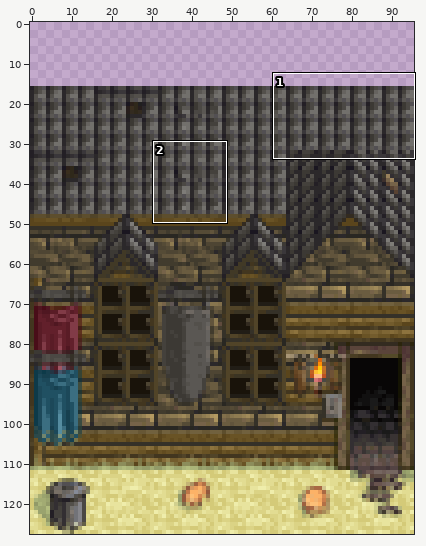
Edited in one commit: sprite sheet (res/objects/house.png). Above: a wide view before the commit, with the close-up outlined.
Close-up. Before the commit:
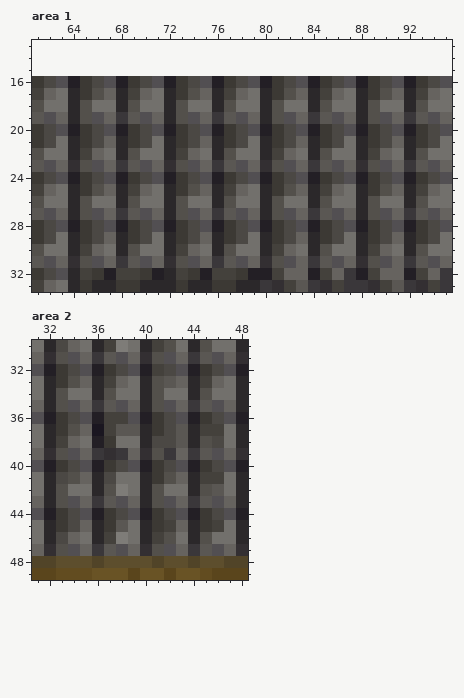
The file is 96x112 pixels. Colours within 5 levels of each other are drawn and written as one. Shown: area 1: x 61..95, y 13..33; area 2: x 31..48, y 30..49. The old version is drawn lined up with the new one, on the new canvas. The commit also changed other parts of the picture, which this record leaves out.
And afterwards:
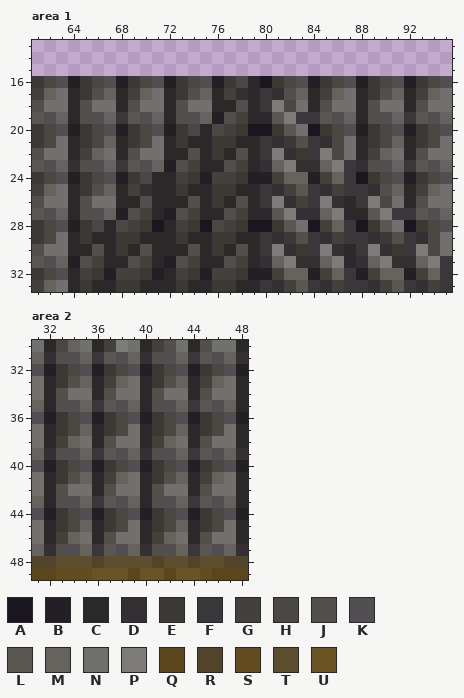
Palette (. is transparent): A #1a1620  B #231f25  C #2b282a  D #332f32  E #3c3934  F #3a373a  G #44413c  H #4b4844  J #53504b  K #524f52  L #5a5753  M #66635f  N #72706c  P #7e7c78  Q #5a451c  R #514428  S #624c20  T #5d4e2d  U #695325
The edit:
canvas 96x112 -> 96x128, the old top-left corner now at 0,16
Changed rows in their new state; - is an unchanged pixel.
Area 1:
first column x 64:
16 ---------------CA---------------
17 --------------DCFD--------------
18 -------------CJCFPH-------------
19 ------------BJGC-LPF------------
20 -----------CHGEAA-LNA-----------
21 ----------CCE-CCFDEJFD----------
22 ---------CJCECJCFPDEFPH---------
23 --------B-GCCJGC-MPDDMPF--------
24 -------CCGEBGGEB-GMM-GMFA-------
25 ------DC--CCEECCFDGLFDGFFD------
26 -----CJC-CJCECJCFPDGFPDCFPH-----
27 ----BJGCB-GCCJGC-LPDDMPC-LPF----
28 ---CHGEACGEAHGEAA-LNAGMFA-LNA---
29 --CCE-CC--CCE-CCFDEJFDGFFDEJFD--
30 -CJCECJC-CJCECJCFPDEFPDCFPDEFPH-
31 B-GCCJGCB-GCCJGC-MPDDMPC-MPDDMPF
Area 2:
first column x 33:
32 --------E-----
33 --------EJ----
36 ----EH--------
37 -H-CEHN---M-EH
38 ---CJ---GMN--N
39 ----LK---K----
41 E---GM-------M
42 -----N-------N
45 -----H---H---H
46 G---JN---M----
Changed places in both close-ups, as pixel boxes (x1, y1, x2, y2):
changed: (68, 76, 452, 268)
changed: (56, 364, 224, 544)
